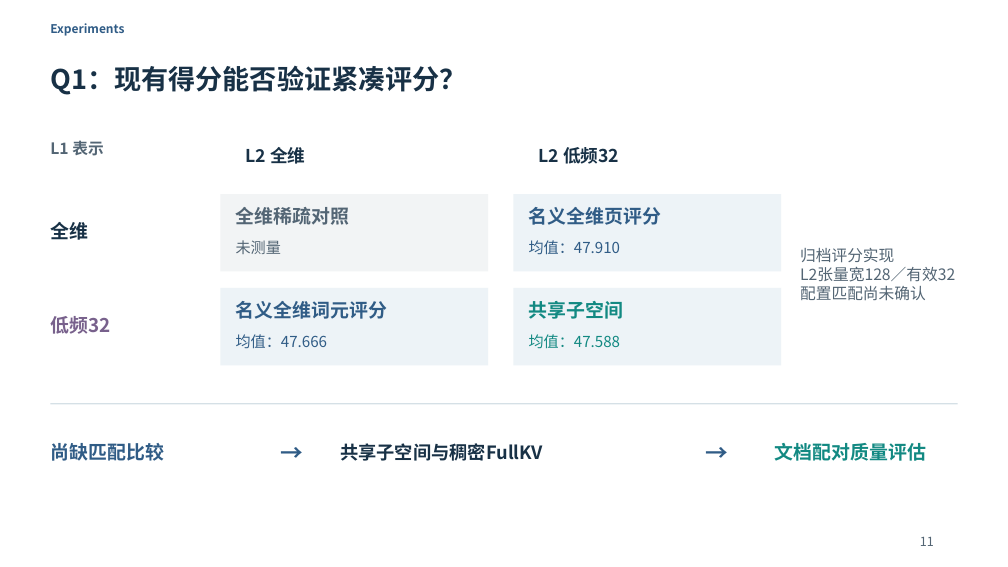
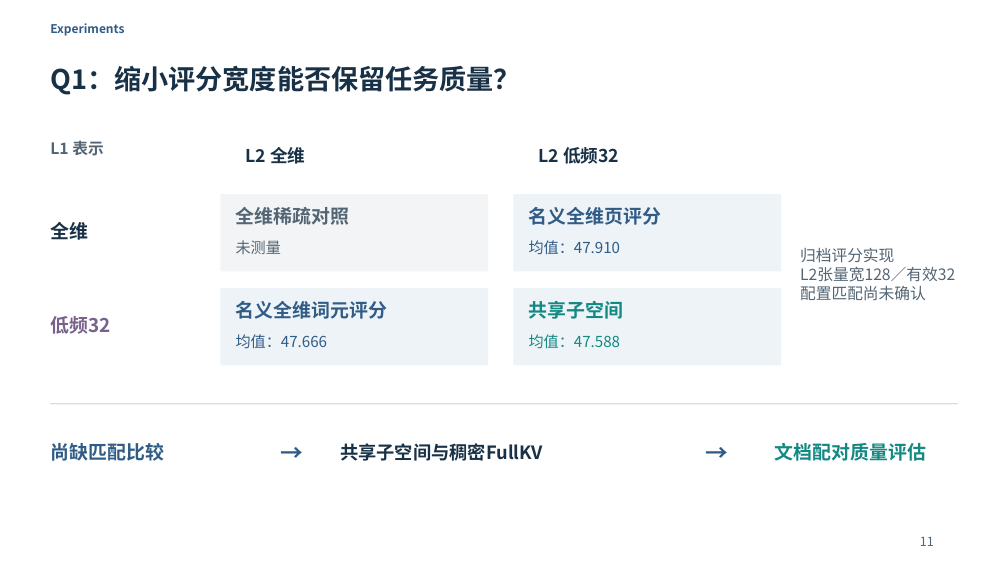
Before and after one commit to Chosen-David/two-level-attention, a slide deck: slide 11 of agent_doc/advice/dac_manuscript/presentation/TwoLevel_UserEdited_20261014.pptx. Drawn at 1008x567 pixels with LibreOffice and Linux fonts; fonts in the diff are those of the drawing. Boxes give left, top, right and bottom in pixels: in the first picture for what was removed or moved away, otherwise in the second. Text is boxed around its words. In the diff, an @@ line names an element or a change of style, - is before the commit and + after.

```diff
--- a/agent_doc/advice/dac_manuscript/presentation/TwoLevel_UserEdited_20261014.pptx
+++ b/agent_doc/advice/dac_manuscript/presentation/TwoLevel_UserEdited_20261014.pptx
@@ text at box(50, 65, 521, 95): text changed @@
-Q1：现有得分能否验证紧凑评分？
+Q1：缩小评分宽度能否保留任务质量？
```
Also in this commit, not shown: 4 other slides changed, 17 other files.
